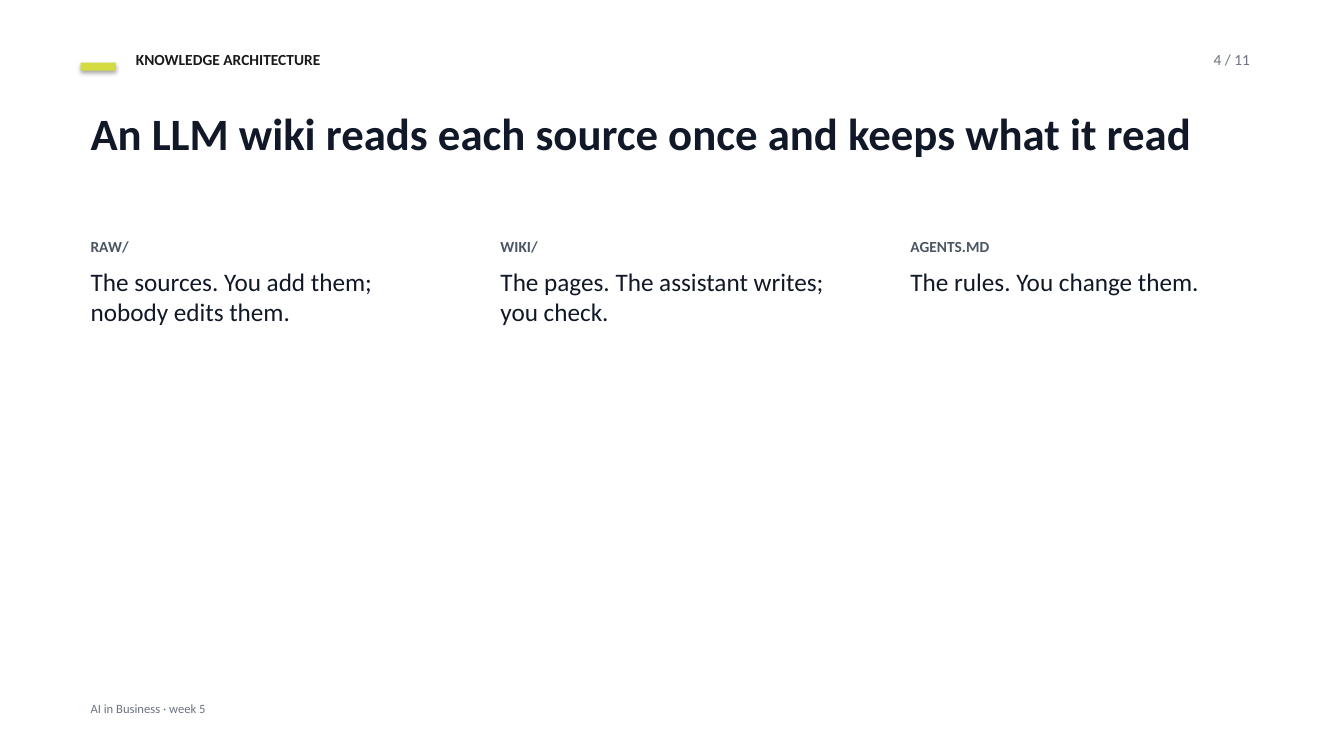
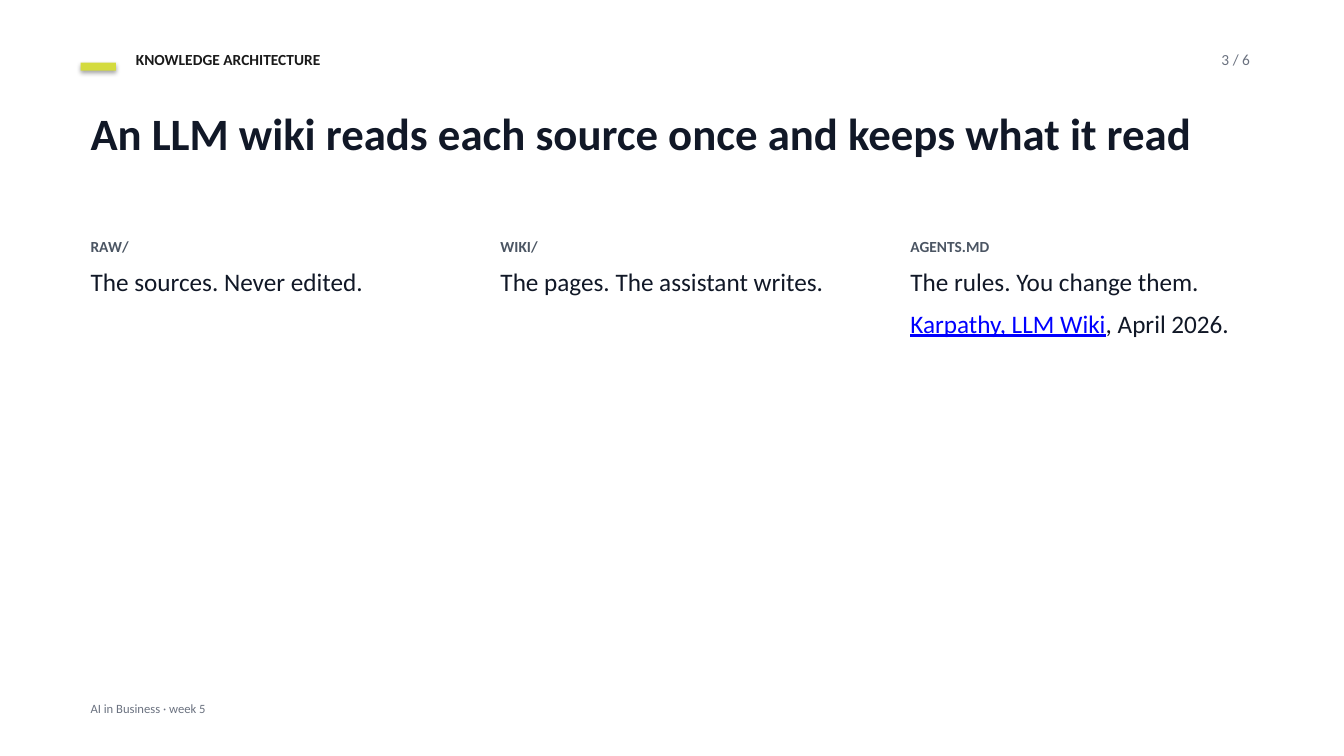
Before and after one commit to datadrivendecisions/ai-in-business, a slide deck: slide 3 of project-documentation/slides/week-05-deck.pptx (slide 4 before the commit). Drawn at 1344x756 pixels with LibreOffice and Linux fonts; fonts in the diff are those of the drawing. Boxes give left, top, right and bottom in pixels: in the first picture for what was removed or moved away, otherwise in the second. Text is boxed around its words. In the diff, an @@ line names an element or a change of style, - is before the commit and + after.

```diff
--- a/project-documentation/slides/week-05-deck.pptx
+++ b/project-documentation/slides/week-05-deck.pptx
@@ text at bbox=[1221, 54, 1250, 65]: text changed @@
-4 / 11
+3 / 6
@@ text at bbox=[91, 273, 363, 291]: text changed @@
-The sources. You add them; nobody edits them.
+The sources. Never edited.
@@ text at bbox=[500, 273, 823, 296]: text changed @@
-The pages. The assistant writes; you check.
+The pages. The assistant writes.
@@ text at bbox=[910, 315, 1228, 337]: paragraph added @@
+Karpathy, LLM Wiki, April 2026.
```
Also in this commit, not shown: 5 other slides changed, 5 slides removed, 4 other files.
